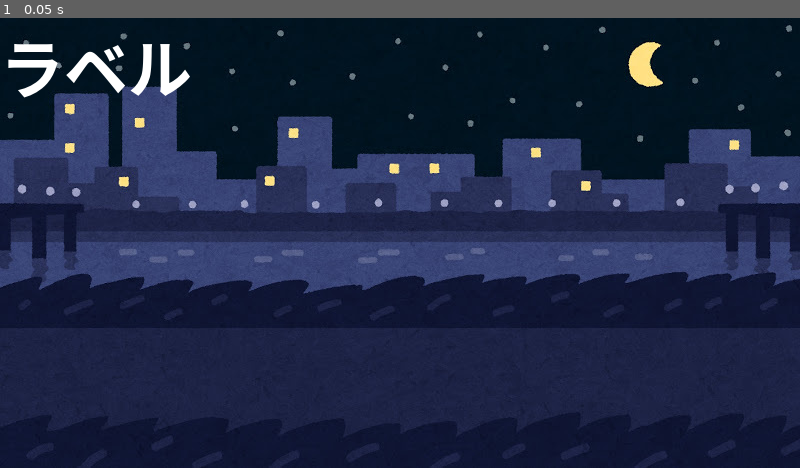
Above: before the commit, frame 1.
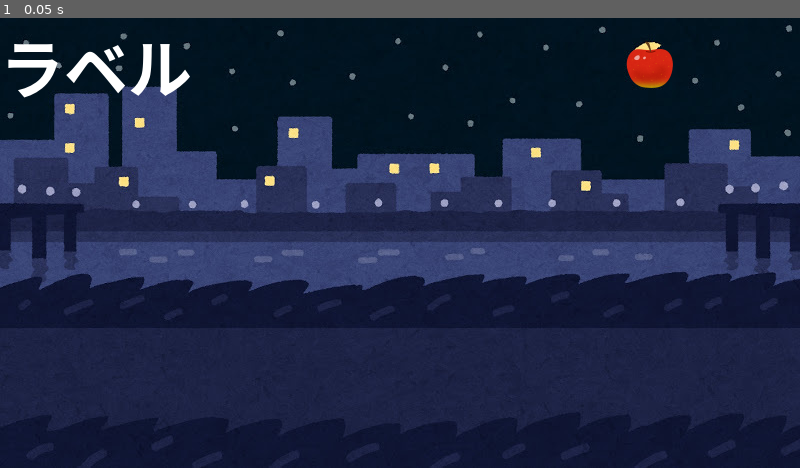
Above: after the commit, the same moment.

Repository: A-KoiKING/team1
Game: Godot game, scene res://my_world.tscn
Two runs of this game, one before a commit and one after it. Both use one fixed random seed, a clock stepped at 60 frames per second and the inputs below. The project has no main scene, so this scene is started directly.
Inputs:
- Up to frame 1 (0.05 s): no input

The runs differ from the first frame. In frame 1, 0.4% of the frame differs, in the area x 78-85%, y 5-16%.

Commit message:
Cがキャラ追加

Diff:
--- /dev/null
+++ b/game1/apple.gd
@@ -0,0 +1,11 @@
+extends Actor
+
+
+# Called when the node enters the scene tree for the first time.
+func _ready() -> void:
+	pass # Replace with function body.
+
+
+# Called every frame. 'delta' is the elapsed time since the previous frame.
+func _process(delta: float) -> void:
+	pass
--- /dev/null
+++ b/game1/apple.tscn
@@ -0,0 +1,17 @@
+[gd_scene format=3 uid="uid://c4evgsrgxssxn"]
+
+[ext_resource type="PackedScene" uid="uid://bpyevpyu03sxt" path="res://actor.tscn" id="1_whgpf"]
+[ext_resource type="Script" uid="uid://bs6ngn87ik7of" path="res://apple.gd" id="2_xniv1"]
+[ext_resource type="Texture2D" uid="uid://gf7upnism62q" path="res://img/APPLE.png" id="3_aq6lu"]
+
+[sub_resource type="CircleShape2D" id="CircleShape2D_hj0cx"]
+radius = 23.021729
+
+[node name="APPLE" unique_id=1239789849 instance=ExtResource("1_whgpf")]
+script = ExtResource("2_xniv1")
+
+[node name="Sprite2D" parent="." index="0" unique_id=712688549]
+texture = ExtResource("3_aq6lu")
+
+[node name="CollisionShape2D" parent="." index="1" unique_id=881902376]
+shape = SubResource("CircleShape2D_hj0cx")
--- a/game1/my_world.tscn
+++ b/game1/my_world.tscn
@@ -3,9 +3,13 @@
 [ext_resource type="PackedScene" uid="uid://6o7fxp26ru0v" path="res://world.tscn" id="1_cery3"]
 [ext_resource type="Script" uid="uid://wtcnsqp8n6dp" path="res://my_world.gd" id="2_1u75a"]
 [ext_resource type="Texture2D" uid="uid://cu8r7k323oo07" path="res://img/MyWorld.jpg" id="3_asled"]
+[ext_resource type="PackedScene" uid="uid://c4evgsrgxssxn" path="res://apple.tscn" id="4_1u75a"]
 
 [node name="MyWorld" unique_id=1137961271 instance=ExtResource("1_cery3")]
 script = ExtResource("2_1u75a")
 
 [node name="Sprite2D" parent="." index="0" unique_id=1597890546]
 texture = ExtResource("3_asled")
+
+[node name="APPLE" parent="." index="2" unique_id=1239789849 instance=ExtResource("4_1u75a")]
+position = Vector2(650, 47)
Not shown, added: game1/apple.gd.uid
